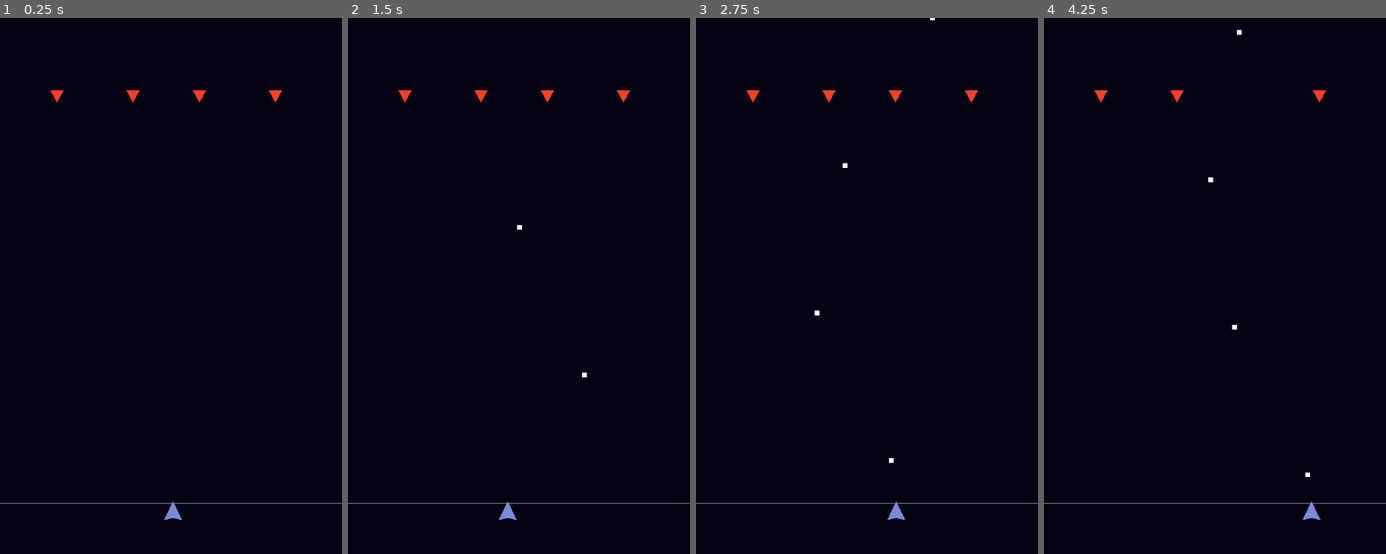
Above: before the commit, frames 1-4 (left to right).
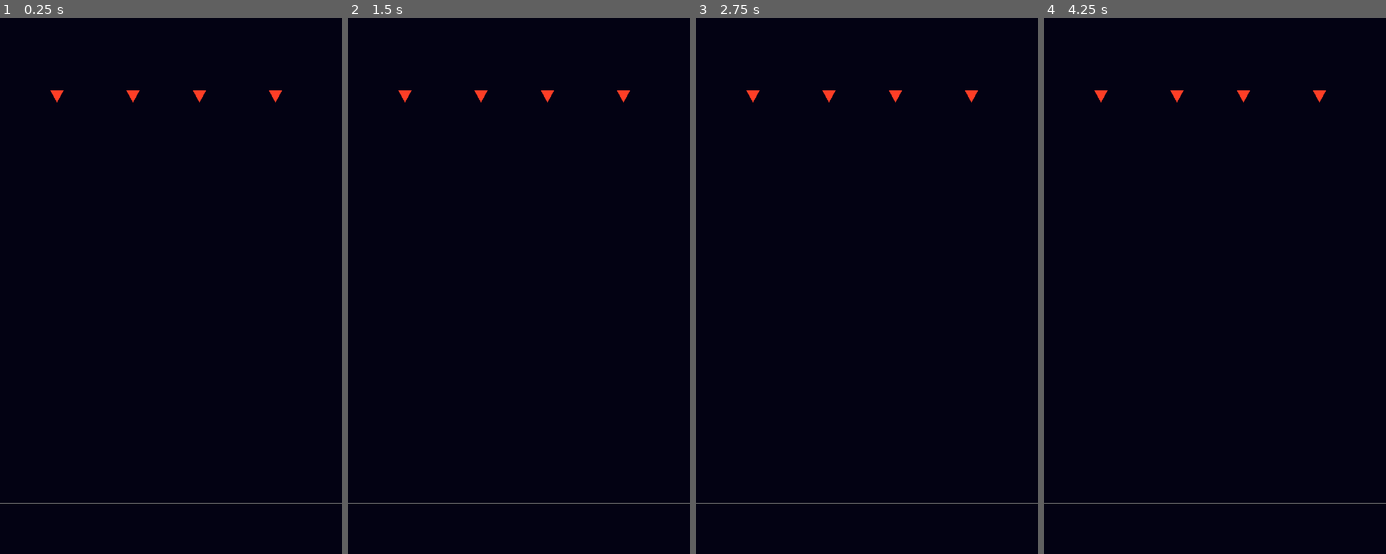
Above: after the commit, the same moments.

Repository: mystal/corneria
Game: Godot game, scene res://levels/proto.tscn
The game is run twice, just before and just after one commit, with the same random seed, the same clock (stepped at 60 frames per second) and the same inputs.
Inputs (mouse positions are in pixels of both pictures, inside the frame that each line leads up to):
- Up to frame 1 (0.25 s): no input
- Up to frame 2 (1.5 s): tap Enter at 0.5 s; move the mouse to (594, 291) at 0.52 s; hold Right (ui_right) 0.53-1.28 s; tap Space at 1.25 s; move the mouse to (450, 355) at 1.27 s; hold Left (ui_left) from 1.28 s (still down)
- Up to frame 3 (2.75 s): move the mouse to (901, 189) at 2.02 s; release Left (ui_left) at 2.03 s; hold Right (ui_right) from 2.03 s (still down)
- Up to frame 4 (4.25 s): move the mouse to (1197, 446) at 2.77 s; move the mouse to (1317, 414) at 3.52 s; release Right (ui_right) at 3.53 s; hold Left (ui_left) from 3.53 s (still down)

The runs differ from the first frame. In frame 1, less than 0.1% of the frame differs, in the area x 48-54%, y 90-94%; in frame 2, 0.1%; in frame 3, 0.1%; in frame 4, 0.2%, in the area x 48-81%, y 2-94%.

Commit message:
Rename Player to ShooterShip in prep for new Player class and scene
The new scene will potentially be made up of multiple ships, hence the
rename.

Diff:
--- a/godot/entities/player/player.gd
+++ b/godot/entities/player/shooter_ship.gd
@@ -1,4 +1,4 @@
-class_name Player
+class_name ShooterShip
 extends CharacterBody2D
 
 @export_group("Movement")
--- a/godot/entities/player/player.tscn
+++ b/godot/entities/player/shooter_ship.tscn
@@ -1,11 +1,11 @@
 [gd_scene load_steps=4 format=3 uid="uid://dqg0hcdo0u5in"]
 
-[ext_resource type="Script" path="res://entities/player/player.gd" id="1_y4flr"]
+[ext_resource type="Script" path="res://entities/player/shooter_ship.gd" id="1_y4flr"]
 [ext_resource type="PackedScene" uid="uid://c87otpe6316rq" path="res://entities/projectiles/projectile.tscn" id="2_74mmw"]
 
 [sub_resource type="CircleShape2D" id="CircleShape2D_k4dri"]
 
-[node name="Player" type="CharacterBody2D"]
+[node name="ShooterShip" type="CharacterBody2D"]
 collision_layer = 0
 collision_mask = 0
 motion_mode = 1
--- a/godot/levels/proto.tscn
+++ b/godot/levels/proto.tscn
@@ -1,6 +1,5 @@
-[gd_scene load_steps=3 format=3 uid="uid://cn3eqyqq8m0cj"]
+[gd_scene load_steps=2 format=3 uid="uid://cn3eqyqq8m0cj"]
 
-[ext_resource type="PackedScene" uid="uid://dqg0hcdo0u5in" path="res://entities/player/player.tscn" id="1_gjtow"]
 [ext_resource type="PackedScene" uid="uid://bqmhpckf5nna4" path="res://entities/enemies/enemy.tscn" id="2_ts2fp"]
 
 [node name="LevelRoot" type="Node2D"]
@@ -10,11 +9,6 @@
 points = PackedVector2Array(0, 1040, 720, 1040)
 width = 2.0
 default_color = Color(0.457296, 0.457296, 0.457296, 1)
-
-[node name="Player" parent="." node_paths=PackedStringArray("top_left_limit", "bottom_right_limit") instance=ExtResource("1_gjtow")]
-position = Vector2(372, 1206)
-top_left_limit = NodePath("../PlayerTopLeftLimit")
-bottom_right_limit = NodePath("../PlayerBottomRightLimit")
 
 [node name="PlayerTopLeftLimit" type="Node2D" parent="."]
 position = Vector2(0, 1040)
